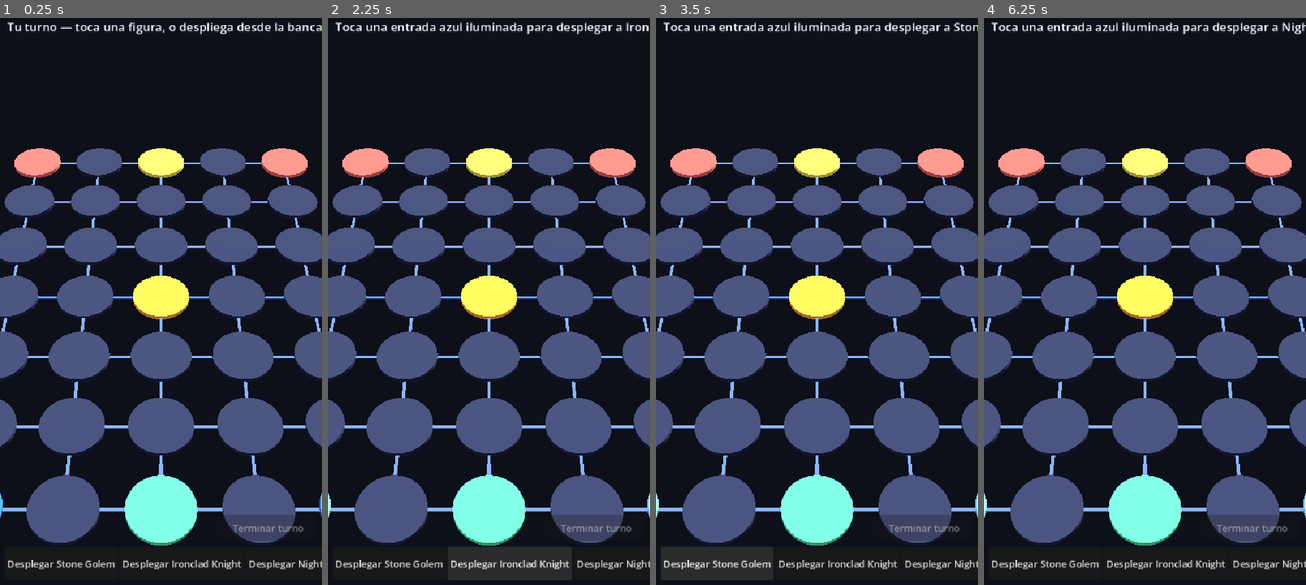
Above: before the commit, frames 1-4 (left to right).
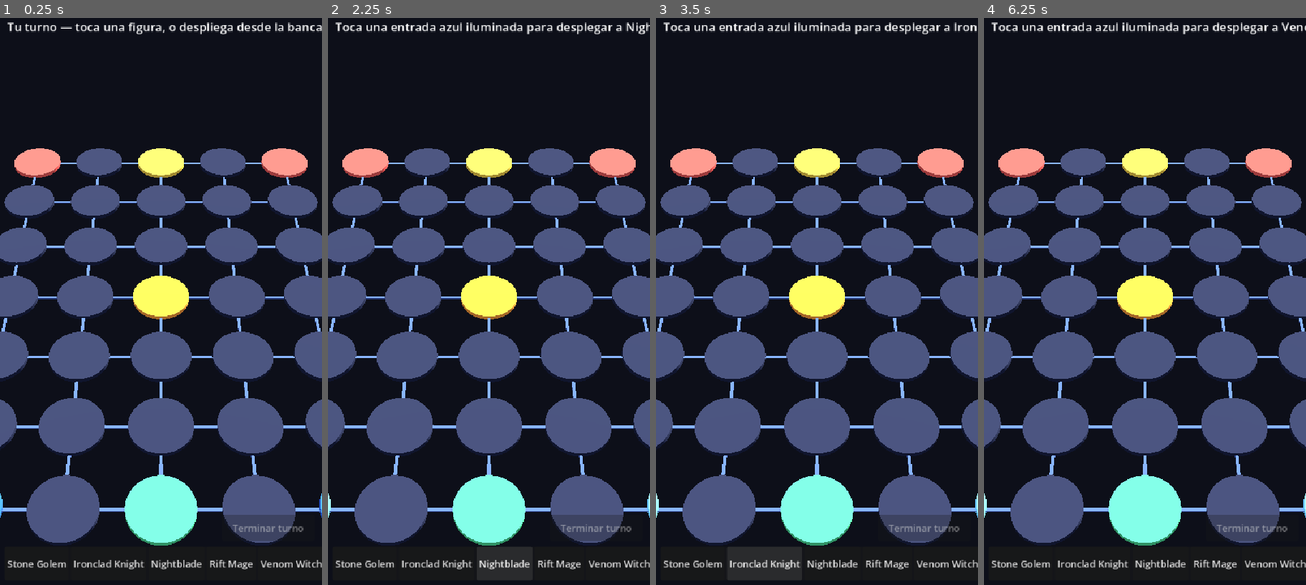
Above: after the commit, the same moments.

Repository: GStyleM562/NodeChess
Game: Godot game, scene res://scenes/board.tscn
Same seed, same stepped clock (60 frames per second), same inputs: the game is played once before the commit and once after it.
Inputs (mouse positions are in pixels of both pictures, inside the frame that each line leads up to):
- Up to frame 1 (0.25 s): no input
- Up to frame 2 (2.25 s): click (389, 562) at 0.5 s, where only the run before the commit has a clickable "Desplegar Stone Golem"; click (363, 562) at 1.25 s, where only the run after the commit has a clickable "Stone Golem"; click (508, 562) at 2 s, where only the run before the commit has a clickable "Desplegar Ironclad Knight"
- Up to frame 3 (3.5 s): click (765, 562) at 2.75 s, where only the run after the commit has a clickable "Ironclad Knight"
- Up to frame 4 (6.25 s): click (1283, 562) at 3.5 s, where only the run before the commit has a clickable "Desplegar Nightblade"; click (1161, 562) at 4.25 s, where only the run after the commit has a clickable "Nightblade"; click (1215, 562) at 5 s, where only the run after the commit has a clickable "Rift Mage"; tap Enter at 5.75 s; move the mouse to (1215, 267) at 5.77 s; hold Right from 5.78 s (still down); click (1215, 267) at 5.92 s; tap Space at 6.02 s

The runs differ from the first frame. In frame 1, 0.9% of the frame differs, in the area x 2-100%, y 95-98%; in frame 2, 0.9%; in frame 3, 1.0%, in the area x 2-100%, y 0-98%; in frame 4, 1.0%.

Commit message:
Surround KO (enemies on every side -> KO) + KO-bench return after cooldown (redeployable, so entrance-blocking matters for secondary victory) + 5 figures per side; animate surround KOs

Diff:
--- a/game/scripts/Board3D.gd
+++ b/game/scripts/Board3D.gd
@@ -47,9 +47,10 @@
 	randomize()
 	_build_environment()
 	_gs = GameState.new(MapData.new(5, 7, 1.35))
-	for ri in [0, 1, 2]:
+	# 5 figures per side (duplicates allowed) so surrounding is feasible.
+	for ri in [0, 1, 2, 3, 4]:
 		_gs.add_to_bench("player", ri)
-	for ri in [3, 4, 1]:
+	for ri in [0, 1, 2, 3, 4]:
 		_gs.add_to_bench("enemy", ri)
 	_build_board()
 	_overlay = CombatOverlay.new()
@@ -220,7 +221,7 @@
 	var disabled := _committed or _gs.turn_team != "player" or _busy or _over
 	for uid in bench:
 		var b := Button.new()
-		b.text = "Desplegar " + Roster.FIGURES[_gs.units[uid]["rindex"]]["name"]
+		b.text = Roster.FIGURES[_gs.units[uid]["rindex"]]["name"]
 		b.disabled = disabled
 		b.pressed.connect(_begin_deploy.bind(uid))
 		_bench_box.add_child(b)
@@ -379,6 +380,12 @@
 	_remaining = maxi(0, int(_gs.units[uid]["stamina"]) - 1)  # deploy costs 1
 	_committed = true
 	_refresh_bench_ui()
+	await _resolve_surround()
+	if _check_and_show_winner():
+		return
+	if _active_uid != -1 and not _gs.units[_active_uid]["alive"]:
+		await _end_player_turn()
+		return
 	_refresh_active_highlights()
 	_update_status()
 	await _maybe_auto_end()
@@ -395,6 +402,12 @@
 	await _walk_vis(_active_uid, _gs.map.pos_of(node))
 	_busy = false
 	if _check_and_show_winner():
+		return
+	await _resolve_surround()
+	if _check_and_show_winner():
+		return
+	if _active_uid != -1 and not _gs.units[_active_uid]["alive"]:
+		await _end_player_turn()
 		return
 	_refresh_active_highlights()
 	_update_status()
@@ -477,8 +490,10 @@
 		"deploy":
 			_spawn_vis(int(rec["uid"]))
 			await get_tree().create_timer(0.3).timeout
+			await _resolve_surround()
 		"move":
 			await _walk_vis(int(rec["uid"]), _gs.map.pos_of(int(rec["node"])))
+			await _resolve_surround()
 		"attack":
 			await _play_combat(int(rec["att"]), int(rec["def"]), rec)
 		_:
@@ -515,6 +530,23 @@
 		_vis[ko].queue_free()
 		_vis.erase(ko)
 		_status_lbls.erase(ko)
+	_refresh_status_labels()
+	await _resolve_surround()
+
+## KO any figures that combat/movement just surrounded (enemies on every side).
+func _resolve_surround() -> void:
+	var koed := _gs.check_surround()
+	if koed.is_empty():
+		return
+	for uid in koed:
+		if _vis.has(uid):
+			_vis[uid].play_clip("ko")
+	await get_tree().create_timer(1.2).timeout
+	for uid in koed:
+		if _vis.has(uid):
+			_vis[uid].queue_free()
+			_vis.erase(uid)
+			_status_lbls.erase(uid)
 	_refresh_status_labels()
 
 func _animate_displacement(disp: Dictionary) -> void:
--- a/game/scripts/GameState.gd
+++ b/game/scripts/GameState.gd
@@ -10,6 +10,7 @@
 # Purple effect label (segment "fx") -> status id.
 const FX_STATUS := {"Miedo": "fear", "Debilitado": "weakened", "Paralizado": "paralysis", "Inmovilizado": "immobilized"}
 const STATUS_DUR := 4   # in game-turns (~2 rounds)
+const KO_COOLDOWN := 6  # game-turns before a KO'd figure returns to the bench
 
 var map: MapData
 var units := {}
@@ -99,6 +100,46 @@
 		if board.has(nb) and units[board[nb]]["team"] != u["team"]:
 			out.append(board[nb])
 	return out
+
+# --- surround KO -----------------------------------------------------------
+## KO by surround when EVERY adjacent node is occupied by an ENEMY figure (no
+## empty escape, no friendly neighbour). Edges count: a corner figure needs only
+## its (fewer) neighbours filled by enemies.
+func is_surrounded(uid: int) -> bool:
+	var u: Dictionary = units[uid]
+	if u["node"] < 0:
+		return false
+	var nbs: Array = map.adj[u["node"]]
+	if nbs.is_empty():
+		return false
+	for nb in nbs:
+		if not board.has(nb):
+			return false
+		if units[board[nb]]["team"] == u["team"]:
+			return false
+	return true
+
+## KO every surrounded figure (evaluated simultaneously). Returns the KO'd uids.
+func check_surround() -> Array:
+	var koed := []
+	for uid in board.values():
+		if units[uid]["alive"] and is_surrounded(uid):
+			koed.append(uid)
+	for uid in koed:
+		_ko(uid)
+	return koed
+
+## KO'd figures return to their bench after a cooldown (redeployable from a free
+## entrance — so blocking entrances matters for a secondary victory).
+func _process_ko_returns() -> void:
+	for team in ["player", "enemy"]:
+		for uid in ko_bench[team].duplicate():
+			if turn_no >= int(units[uid].get("ko_until", 0)):
+				ko_bench[team].erase(uid)
+				units[uid]["alive"] = true
+				units[uid]["statuses"] = {}
+				units[uid]["node"] = -1
+				bench[team].append(uid)
 
 # --- actions ---------------------------------------------------------------
 func deploy(uid: int, node: int) -> void:
@@ -195,6 +236,8 @@
 func _ko(uid: int) -> void:
 	var u: Dictionary = units[uid]
 	u["alive"] = false
+	u["statuses"] = {}
+	u["ko_until"] = turn_no + KO_COOLDOWN
 	if u["node"] >= 0 and board.get(u["node"]) == uid:
 		board.erase(u["node"])
 	u["node"] = -1
@@ -207,6 +250,7 @@
 
 func end_turn() -> void:
 	turn_no += 1
+	_process_ko_returns()
 	turn_team = "enemy" if turn_team == "player" else "player"
 	if winner == "" and not can_act(turn_team):
 		winner = "enemy" if turn_team == "player" else "player"
--- a/game/tools/test_engine.gd
+++ b/game/tools/test_engine.gd
@@ -6,8 +6,26 @@
 	_test_resolver()
 	_test_outcome()
 	_test_effects()
+	_test_surround()
 	_test_game()
 	quit()
+
+func _test_surround() -> void:
+	print("== surround KO + KO-bench return ==")
+	var gs := GameState.new(MapData.new(5, 7, 1.35))
+	var center := gs.map.id_at(2, 3)
+	var e := gs.add_to_bench("enemy", 0)
+	gs.deploy(e, center)
+	for d in [[1, 0], [-1, 0], [0, 1], [0, -1]]:
+		var pu := gs.add_to_bench("player", 0)
+		gs.deploy(pu, gs.map.id_at(2 + d[0], 3 + d[1]))
+	_expect_b("center is surrounded", gs.is_surrounded(e), true)
+	var koed := gs.check_surround()
+	_expect("surround KO'd exactly 1", koed.size(), 1)
+	_expect_b("KO'd unit in enemy KO bench", gs.ko_bench["enemy"].has(e), true)
+	gs.turn_no = GameState.KO_COOLDOWN + 5
+	gs._process_ko_returns()
+	_expect_b("returned to bench after cooldown", gs.bench["enemy"].has(e), true)
 
 func _test_effects() -> void:
 	print("== status effects ==")
